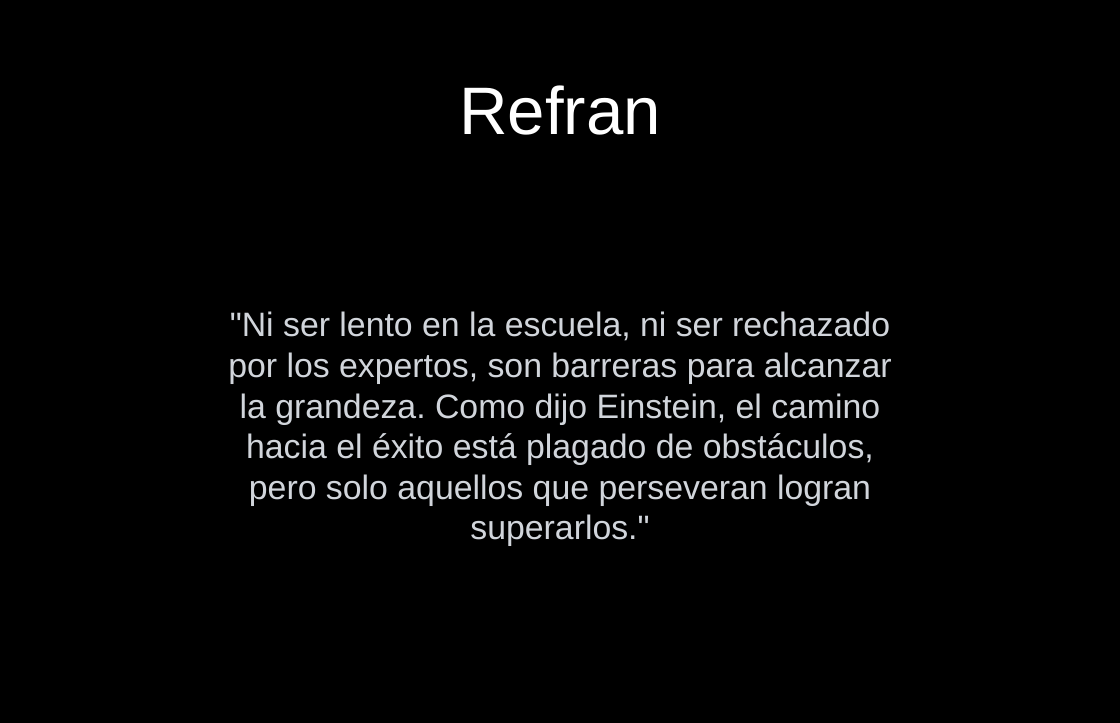
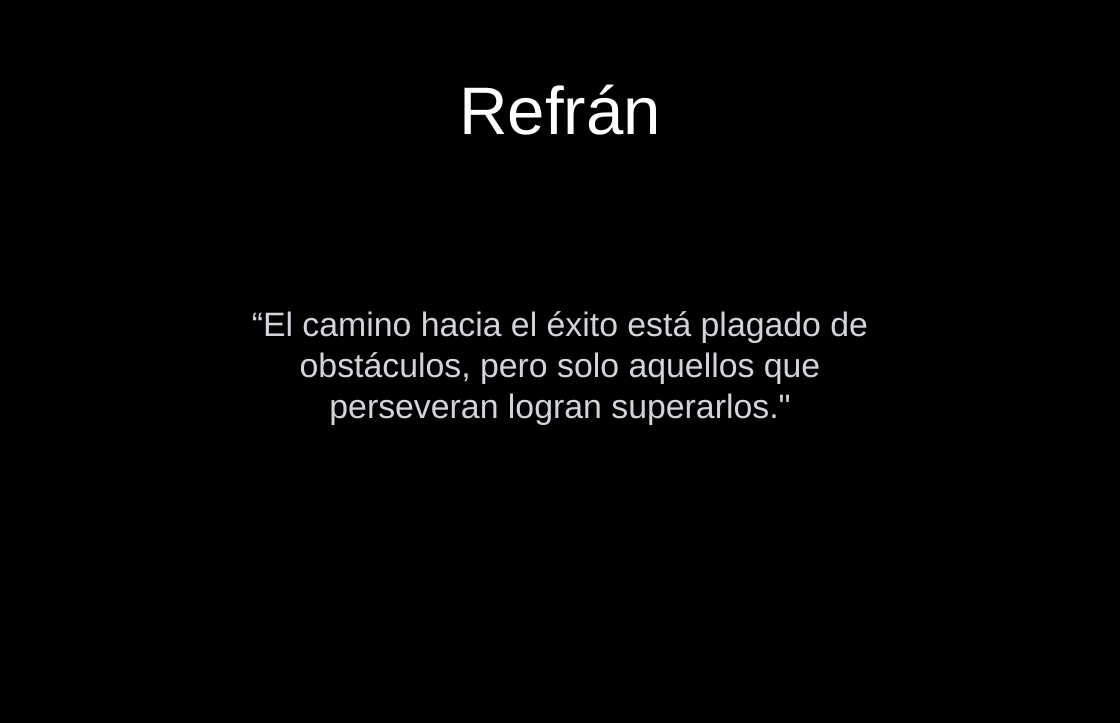
Before and after one commit to Smendoza120/Notas-sena, a slide deck: slide 10 of Comunicación/6)Ultima actividad/Escritura.pptx. Drawn at 1120x723 pixels with LibreOffice and Linux fonts; fonts in the diff are those of the drawing. Boxes give left, top, right and bottom in pixels: in the first picture for what was removed or moved away, otherwise in the second. Text is boxed around its words. In the diff, an @@ line names an element or a change of style, - is before the commit and + after.

```diff
--- a/Comunicación/6)Ultima actividad/Escritura.pptx
+++ b/Comunicación/6)Ultima actividad/Escritura.pptx
@@ title at [459,84,661,135]: text changed @@
-Refran
+Refrán
@@ text at [252,311,868,425]: text changed @@
-"Ni ser lento en la escuela, ni ser rechazado por los expertos, son barreras para alcanzar la grandeza. Como dijo Einstein, el camino hacia el éxito está plagado de obstáculos, pero solo aquellos que perseveran logran superarlos."
+“El camino hacia el éxito está plagado de obstáculos, pero solo aquellos que perseveran logran superarlos."
```
Also in this commit, not shown: 3 other slides changed, 2 other files.
